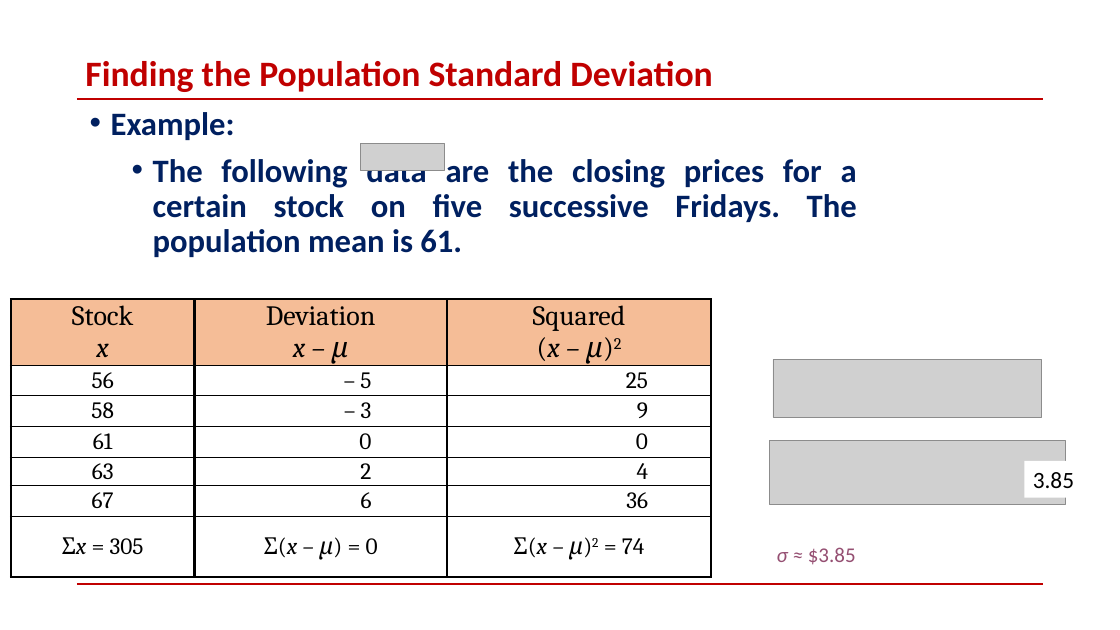
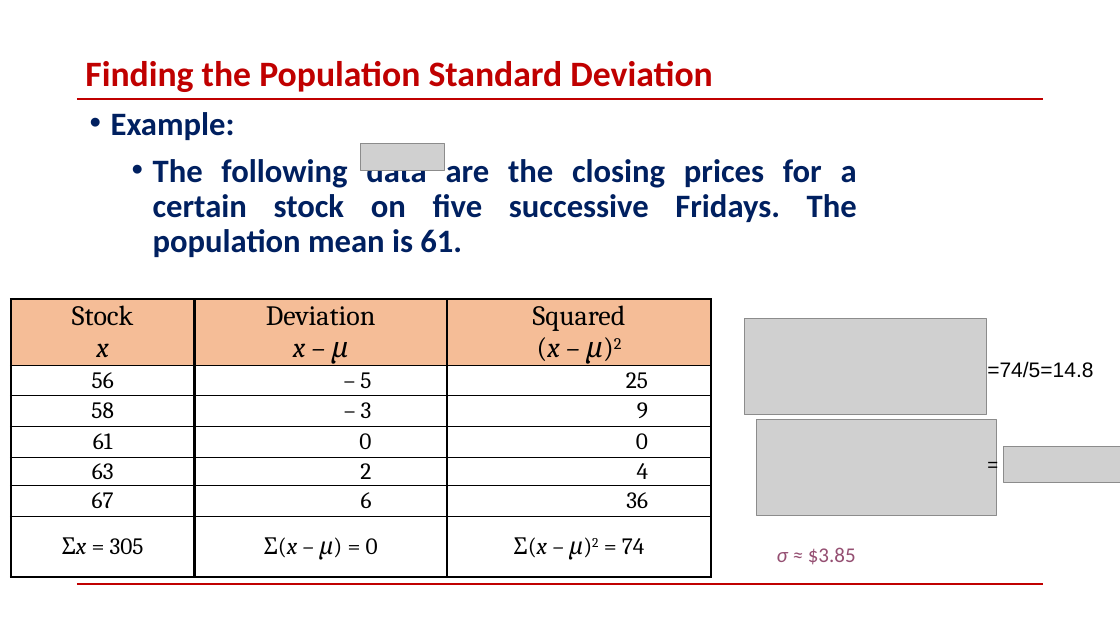
Before and after one commit to skysumitkumar/Du_Mca, a slide deck: slide 45 of 3rd_semester/Data_Science_with_python/PPT/Unit_2/8_Descriptive Statistics and Data Visualization.pptx. Drawn at 1120x630 pixels with LibreOffice and Linux fonts; fonts in the diff are those of the drawing; grey boxes stand for pictures. Boxes give left, top, right and bottom in pixels: in the first picture for what was removed or moved away, otherwise in the second. Text is boxed around its words. In the diff, an @@ line names an element or a change of style, - is before the commit and + after.

```diff
--- a/3rd_semester/Data_Science_with_python/PPT/Unit_2/8_Descriptive Statistics and Data Visualization.pptx
+++ b/3rd_semester/Data_Science_with_python/PPT/Unit_2/8_Descriptive Statistics and Data Visualization.pptx
@@ picture added at [744,318,986,415] @@
@@ picture removed at [773,360,1042,418] @@
@@ text added at [987,361,1093,378], 18 pt, text #000000 @@
+=74/5=14.8
@@ picture: place and size @@
-picture at [770,441,1065,504]
+picture at [757,419,997,516]
@@ text added at [980,449,1007,480], 16 pt, text #000000 @@
+=
@@ picture added at [1003,446,1120,482] @@
@@ rectangle removed at [1024,461,1083,498] @@
-3.85
```
Also in this commit, not shown: 22 other slides changed, 18 other files.
